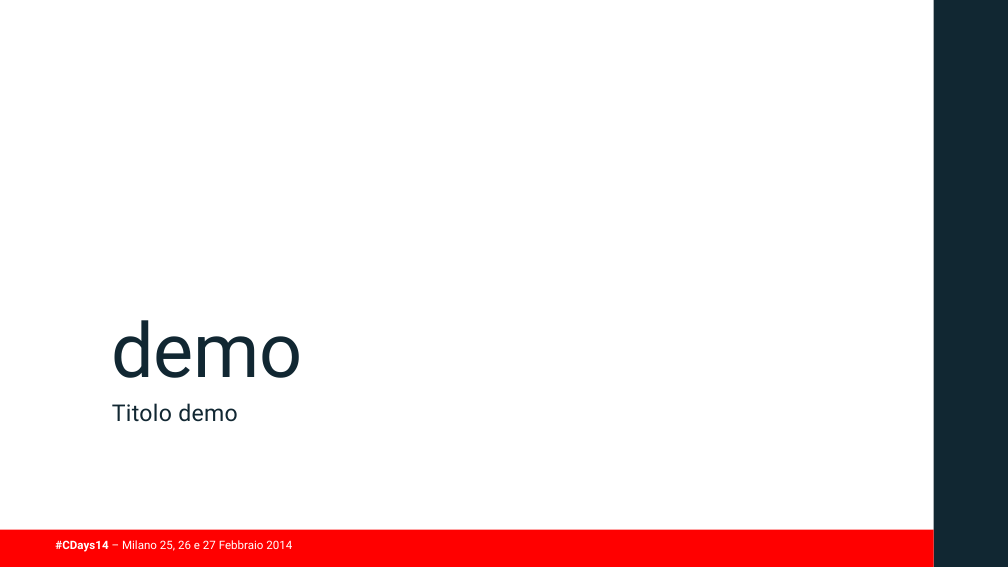
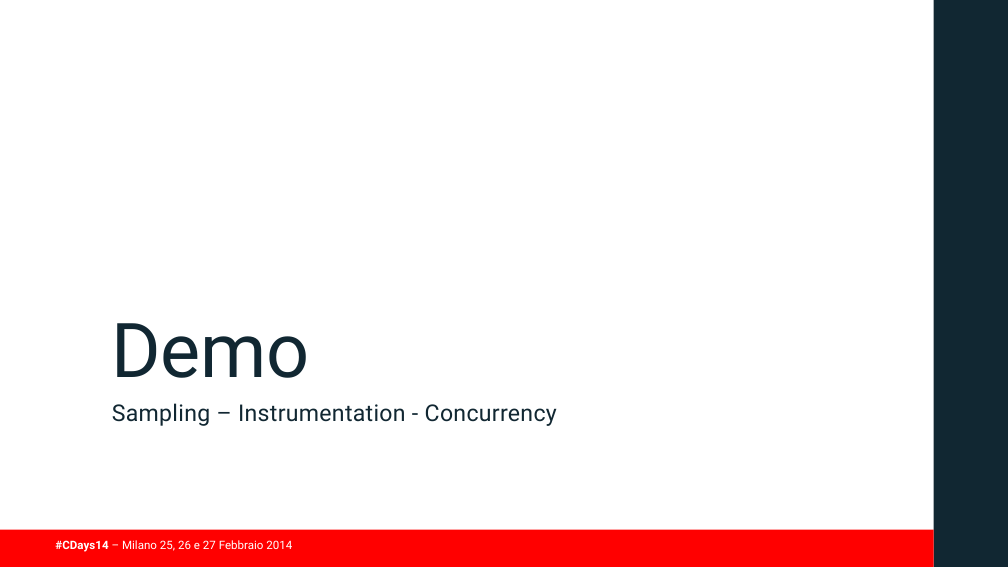
Before and after one commit to guidop/CDays14, a slide deck: slide 29 of presentazioneCDAYS2014.pptx (slide 24 before the commit). Drawn at 1008x567 pixels with LibreOffice and Linux fonts; fonts in the diff are those of the drawing; background and template pictures are left out. Boxes give left, top, right and bottom in pixels: in the first picture for what was removed or moved away, otherwise in the second. Text is boxed around its words. In the diff, an @@ line names an element or a change of style, - is before the commit and + after.

```diff
--- a/presentazioneCDAYS2014.pptx
+++ b/presentazioneCDAYS2014.pptx
@@ title at [112, 323, 309, 378]: text changed @@
-demo
+Demo
@@ text at [112, 403, 557, 426]: text changed @@
-Titolo demo
+Sampling – Instrumentation - Concurrency
```
Also in this commit, not shown: 1 other slide changed, 5 slides added.
